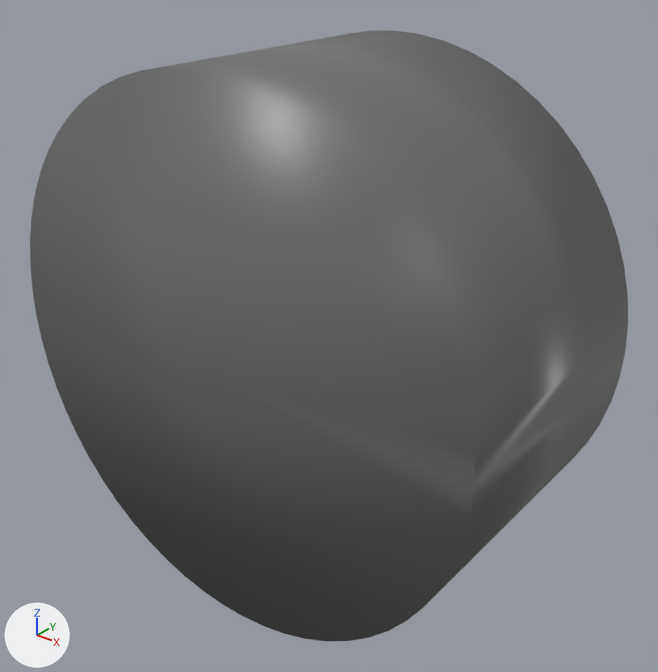
What one commit did to the OBJ model phoebe_mujoco_config/description/assets/full/wheel/wheel.obj.
Before and after are seen from a 50 mm camera at (0.1508, -0.181, 0.1107) aimed at (0.0045, 0.0019, -0.0027). The axes (+X, +Y, +Z) are drawn at lower left. The lights are the same throughout. The picture after the commit comes second. Where no turn or scale is listed for an object, it has been applied to the vertices. Vertices at exactly the same position are counted once.

Names of what the first picture shows: 'wheel'.
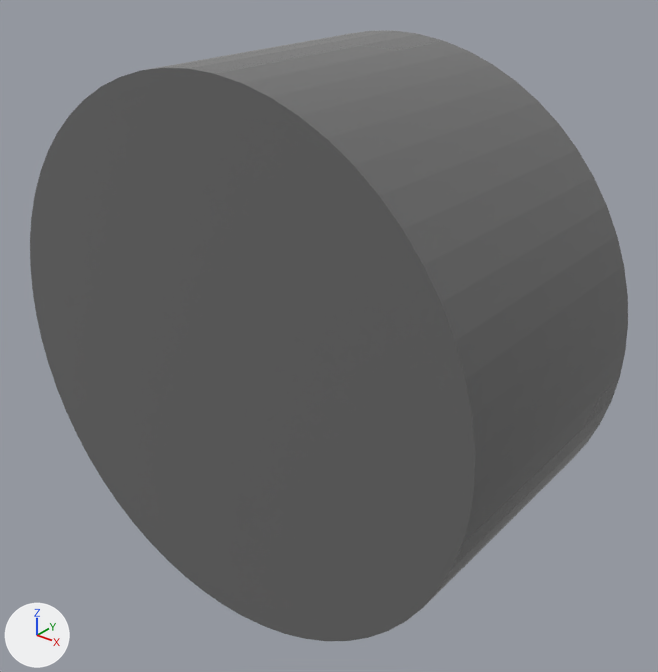
Pixel boxes (x1, y1, x2, y2) of what changed, in the pictures (658 x 672 px):
part 1 of me_wheel, shading changed
    both: (47, 31, 607, 641)

Diff of the bpy script that builds the scene:
```diff
--- a/phoebe_mujoco_config/description/assets/full/wheel/wheel.obj.py
+++ b/phoebe_mujoco_config/description/assets/full/wheel/wheel.obj.py
@@ mat_mtl_m7 @@
+mat_mtl_m7 = principled_material('mtl_m7')
+mat_mtl_m7.base_color = (0.149, 0.149, 0.149)  # dark grey #6c6c6c
+mat_mtl_m7.roughness = 0.0
@@ me_wheel @@
 me_wheel.from_pydata(...)  # 120 vertices, 236 faces; spans x -0.076..0.076, y -0.04..0.04, z -0.076..0.076
 # used by ob_wheel; location = (0.0, 0.0, 0.0)
-me_wheel.materials.append(mat_new_mat_color_007)  # dark grey #6c6c6c
+# me_wheel part 1: all faces are now shaded flat (236 of 236 changed)
+me_wheel.materials.append(mat_mtl_m7)  # dark grey #6c6c6c
```
